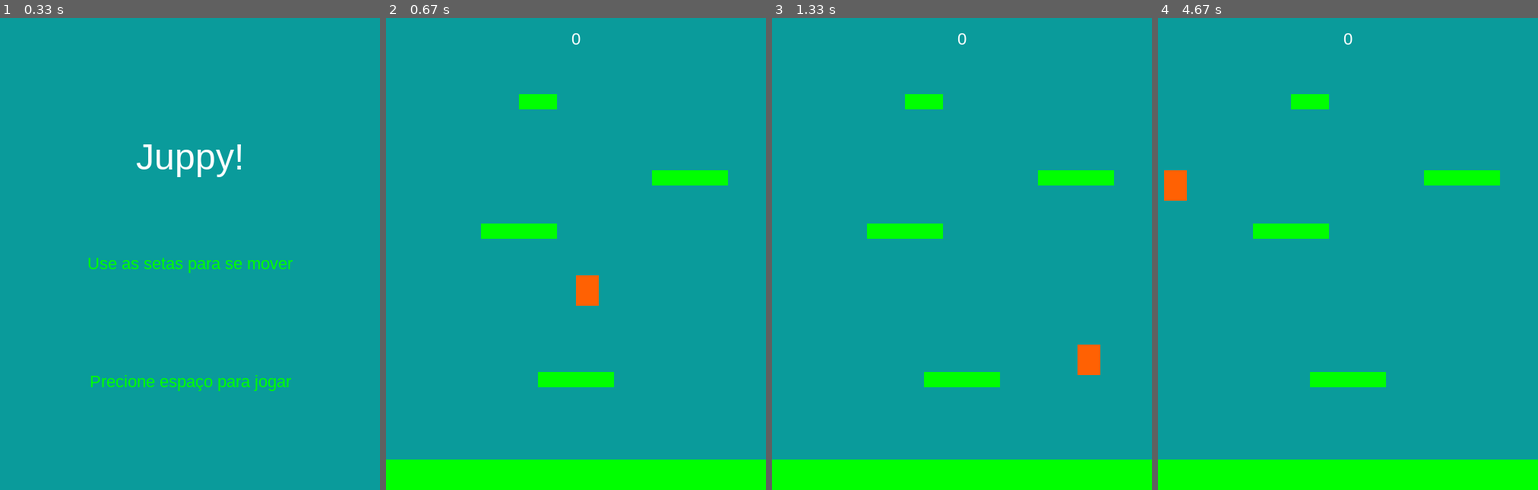
Above: before the commit, frames 1-4 (left to right).
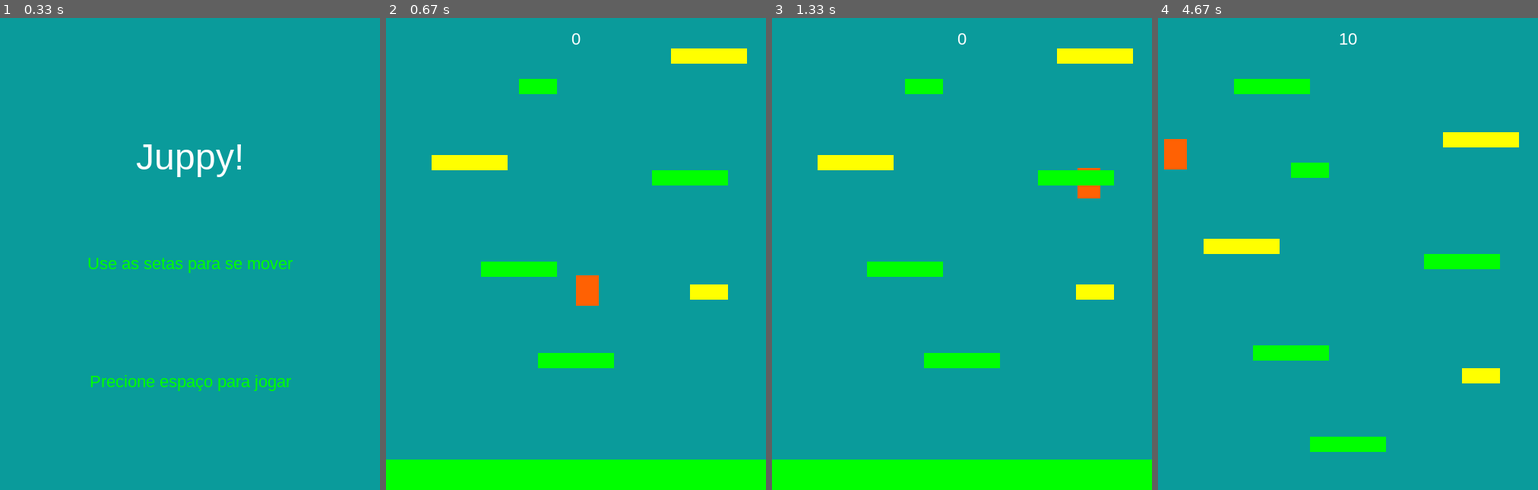
Above: after the commit, the same moments.

Repository: RodrigoMBarros/PyGame_2020.1
Game: pygame game, started from inicio_projeto/game_main.py
Two runs of this game, one before a commit and one after it. Both use one fixed random seed, a clock stepped at 60 frames per second and the inputs below.
Inputs:
- Up to frame 1 (0.33 s): no input
- Up to frame 2 (0.67 s): tap Space at 0.33 s
- Up to frame 3 (1.33 s): hold Right 0.67-1.13 s; tap Space at 0.73, 1.03, 1.23 s; hold Right from 1.17 s (still down)
- Up to frame 4 (4.67 s): tap Space at 1.53, 1.73, 2.03, 2.3, 2.6, 2.73, 3.03, 3.4, 3.7, 3.9, 4.2, 4.4 s; release Right at 1.63 s; hold Left 1.67-2.2 s; hold Left 2.23-2.63 s; hold Right 2.67-3.3 s; hold Left 3.33-3.8 s; hold Right 3.83-4.3 s; hold Right from 4.33 s (still down)

Frame 1 is identical in both runs. In frame 2, 4.8% of the frame differs, in the area x 12-95%, y 6-79%; in frame 3, 5.4%; in frame 4, 14%, in the area x 0-100%, y 3-100%.

Commit message:
ajustes nas plataformas

Diff:
--- a/inicio_projeto/game_main.py
+++ b/inicio_projeto/game_main.py
@@ -28,10 +28,21 @@
 # === Formatando plataformas
 
 LISTA_plataformas_iniciais = [(0, HEIGHT - 40, WIDTH, 40),
-                              (WIDTH / 2 - 50, HEIGHT * 3 / 4, 100, 20),
-                              (125, HEIGHT - 350, 100, 20),
+                              (200, 440, 100, 20),
+                              (125, 320, 100, 20),
                               (350, 200, 100, 20),
-                              (175, 100, 50, 20)]
+                              (175, 80, 50, 20),
+                              (100, -30, 100, 20),
+                              (300, -140, 100, 20),
+                              (400, -250, 50, 20),
+                              (350, -360, 100, 20),
+                              (175, -470, 70, 20)]
+
+LISTA_aleatorias_inciais = [(60, 180, 100, 20),
+                            (375, 40, 100, 20),
+                            (400, 350, 50, 20),
+                            (30, -250, 50, 20),
+                            (370, -450, 100, 20)]
 
 
 # ==== Classes
@@ -80,7 +91,7 @@
             if event.key == pg.K_RIGHT:
                 self.Vx = 0
 
-    # Plataformas - Notas#
+    # Plataformas - Notas
 
 
 class Notas_regulares(pg.sprite.Sprite):
@@ -139,6 +150,11 @@
             self.all_sprites.add(p)
             self.platforms_R.add(p)
 
+        for plat in LISTA_aleatorias_inciais:
+            p = Notas_aleatorias(*plat)  # explora todas a lista de forma quebrada
+            self.all_sprites.add(p)
+            self.platforms_A.add(p)
+
     def run(self):
         # game Loop
         self.clock.tick(FPS)
@@ -155,14 +171,14 @@
         hits = pg.sprite.spritecollide(self.jogador, self.platforms_R, False)  # contato com as plataformas regulares
         hits2 = pg.sprite.spritecollide(self.jogador, self.platforms_A, False)  # contato com as plataformas aleatorias
 
-        if hits:  # verifica impacto entre jogador e a plataforma para realizar o pulo
+        if hits:  # verifica impacto entre jogador e as plataformas regulares para realizar o pulo
 
             if (self.jogador.Vy > 0) and (self.jogador.rect.bottom > hits[0].rect.top) and (
                     self.jogador.rect.bottom < hits[0].rect.bottom):
                 self.jogador.rect.bottom = hits[0].rect.top
                 self.jogador.Vy = -PULO_FAMOSO
 
-        if hits2:  # teste plataformas novas
+        if hits2:  # verifica impacto entre jogador e as plataformas aleatorias para realizar o pulo
 
             if (self.jogador.Vy > 0) and (self.jogador.rect.bottom > hits2[0].rect.top) and (
                     self.jogador.rect.bottom < hits2[0].rect.bottom):
@@ -174,13 +190,29 @@
             self.jogador.rect.y += abs(self.jogador.Vy)
             for plat in self.platforms_R:
                 plat.rect.y += abs(self.jogador.Vy)
-                if plat.rect.y >= HEIGHT:
+                if plat.rect.y >= HEIGHT:   # recolocando as plataformas regulares
+                    width = random.randrange(50, 100)
+                    p = Notas_regulares(random.randrange(0, WIDTH - width), plat.rect.y - HEIGHT*2, width, 20)
+                    while pg.sprite.spritecollide(p, self.platforms_R, False) or \
+                            pg.sprite.spritecollide(p, self.platforms_A, False):
+                        p = Notas_regulares(random.randrange(0, WIDTH - width), plat.rect.y - HEIGHT*2, width, 20)
+                    self.platforms_R.add(p)
+                    self.all_sprites.add(p)
                     plat.kill()
                     self.score += 10
 
             for plat in self.platforms_A:
                 plat.rect.y += abs(self.jogador.Vy)
-                if plat.rect.y >= HEIGHT:
+                if plat.rect.y >= HEIGHT:   # recolocando as plataformas aleatorias
+                    width = random.randrange(50, 100)
+                    p = Notas_aleatorias(random.randrange(0, WIDTH - width),
+                                         (random.randrange(-HEIGHT, -20)), width, 20)
+                    while pg.sprite.spritecollide(p, self.platforms_A, False) or \
+                            pg.sprite.spritecollide(p, self.platforms_R, False):
+                        p = Notas_aleatorias(random.randrange(0, WIDTH - width),
+                                             (random.randrange(-HEIGHT, -20)), width, 20)
+                    self.platforms_A.add(p)
+                    self.all_sprites.add(p)
                     plat.kill()
                     self.score += 10
 
@@ -195,35 +227,6 @@
 
         if len(self.platforms_R) == 0:
             self.rodando = False
-
-        if len(self.platforms_R) < 6:  # recolocando as plataformas regulares:
-            width = random.randrange(50, 100)
-            p = Notas_regulares(random.randrange(0, WIDTH - width), -30, width, 20)
-            while pg.sprite.spritecollide(p, self.platforms_R, False) or \
-                    pg.sprite.spritecollide(p, self.platforms_A, False):
-                p = Notas_regulares(random.randrange(0, WIDTH - width), -20, width, 20)
-            self.platforms_R.add(p)
-            self.all_sprites.add(p)
-
-        n_ale = 1
-        if self.score >= 20:  # coloca uma de cada vez pra nao ficarem juntas
-            n_ale = 2
-        if self.score >= 40:  # coloca uma de cada vez pra nao ficarem juntas
-            n_ale = 3
-        if self.score >= 1000:  # diminui o numero de plataformas pra ficar mais dificil
-            n_ale = 2
-        if self.score >= 2000:  # diminui o numero de plataformas pra ficar mais dificil
-            n_ale = 1
-        if self.score >= 3000:  # diminui o numero de plataformas pra ficar mais dificil
-            n_ale = 0
-        if len(self.platforms_A) < n_ale:  # recolocando as plataformas aleatorias:
-            width = random.randrange(50, 100)
-            p = Notas_aleatorias(random.randrange(0, WIDTH - width), (random.randrange(-80, -20)), width, 20)
-            while pg.sprite.spritecollide(p, self.platforms_A, False) or \
-                    pg.sprite.spritecollide(p, self.platforms_R, False):
-                p = Notas_aleatorias(random.randrange(0, WIDTH - width), (random.randrange(-80, -20)), width, 20)
-            self.platforms_A.add(p)
-            self.all_sprites.add(p)
 
     def events(self):
         # Process input (events)
